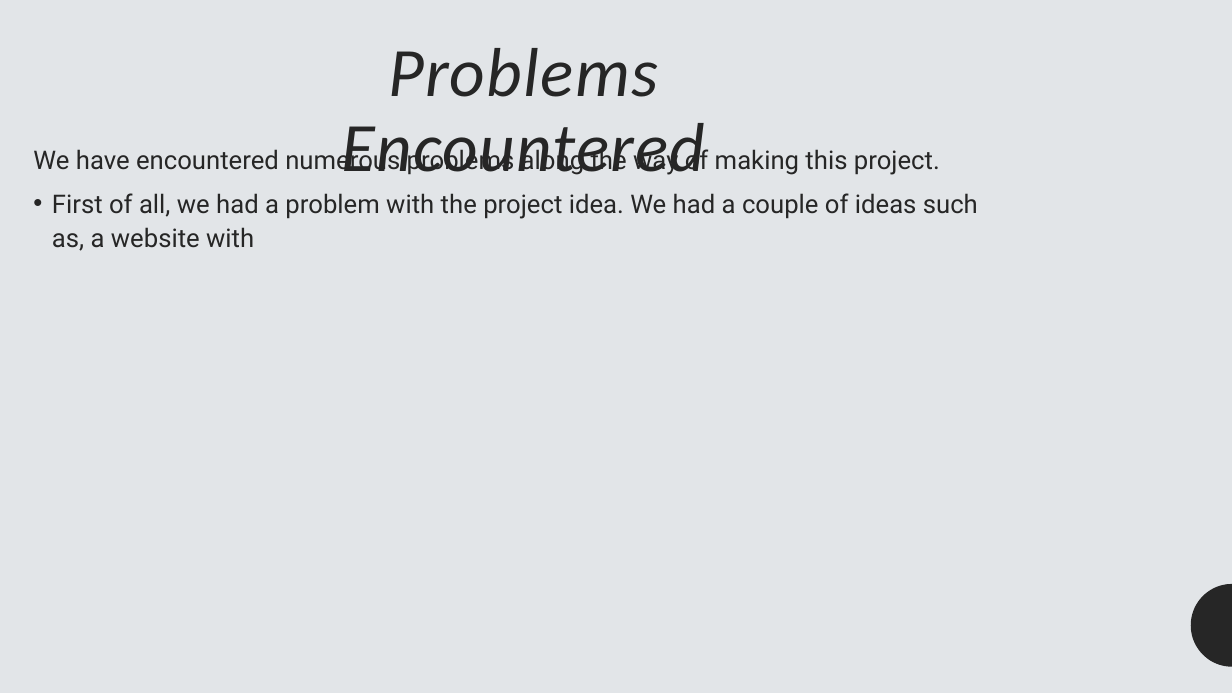
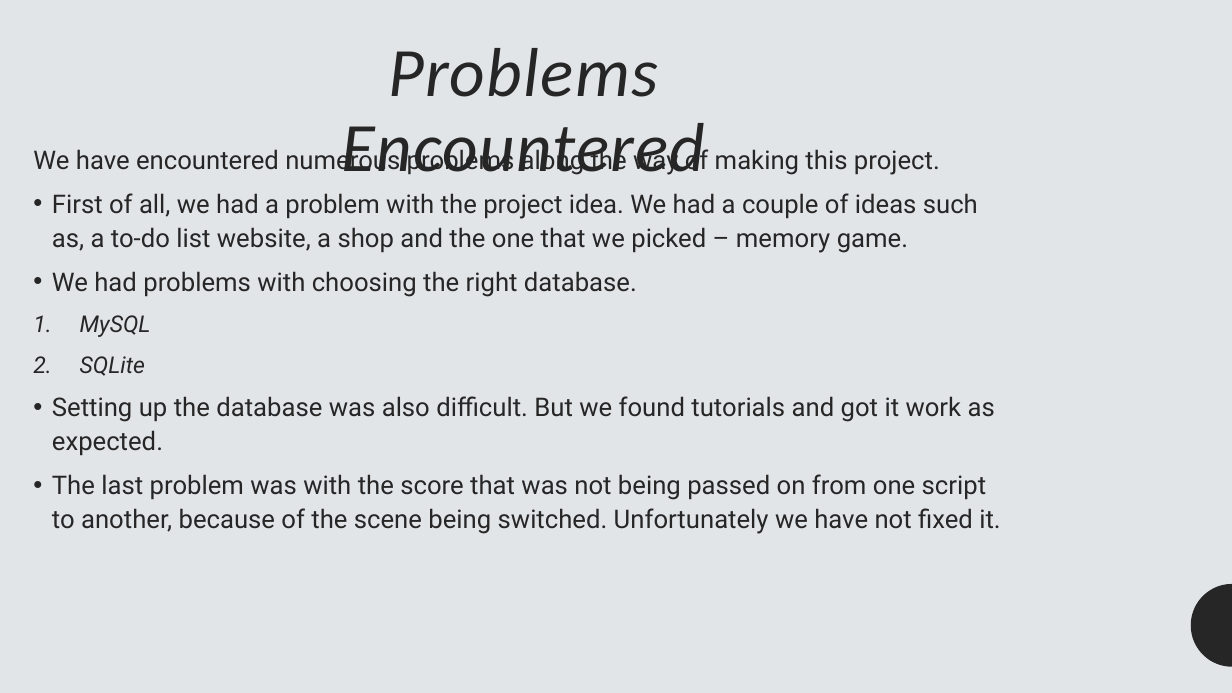
Before and after one commit to Oskar-Ciebien/2D_Card_Memory_Game, a slide deck: slide 5 of Presentation.pptx. Drawn at 1232x693 pixels with LibreOffice and Linux fonts; fonts in the diff are those of the drawing. Boxes give left, top, right and bottom in pixels: in the first picture for what was removed or moved away, otherwise in the second. Text is boxed around its words. In the diff, an @@ line names an element or a change of style, - is before the commit and + after.

Commit message:
Added more to the presentation

```diff
--- a/Presentation.pptx
+++ b/Presentation.pptx
@@ text at box(52, 193, 1000, 534): text changed @@
-• First of all, we had a problem with the project idea. We had a couple of ideas such as, a website with
+• First of all, we had a problem with the project idea. We had a couple of ideas such as, a to-do list website, a shop and the one that we picked – memory game.
+• We had problems with choosing the right database.
+  1. MySQL
+  2. SQLite
+• Setting up the database was also difficult. But we found tutorials and got it work as expected.
+• The last problem was with the score that was not being passed on from one script to another, because of the scene being switched. Unfortunately we have not fixed it.
```
Also in this commit, not shown: 3 other slides changed, 7 other files.
